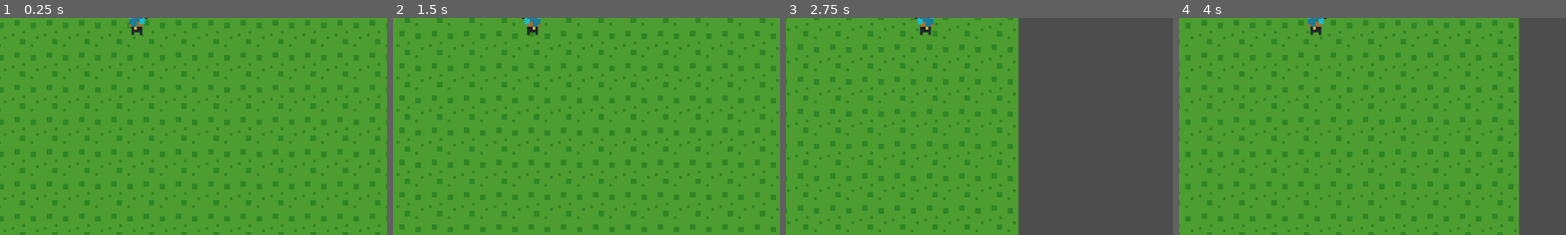
Above: before the commit, frames 1-4 (left to right).
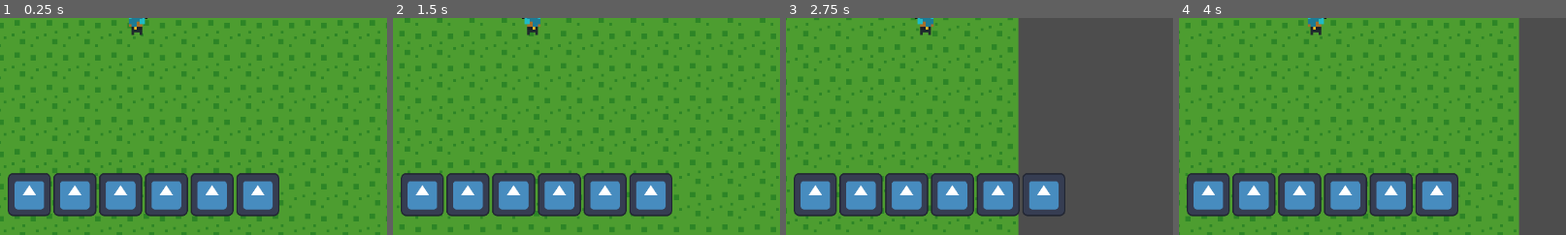
Above: after the commit, the same moments.

Repository: Luxiorawa/zenva-farming-rpg
Game: Godot game, scene res://Scenes/world.tscn
The game is run twice, just before and just after one commit, with the same random seed, the same clock (stepped at 60 frames per second) and the same inputs. The engine's default icon, where the game draws it, is replaced by a stand-in: a white triangle on a blue panel in a dark square.
Inputs (mouse positions are % of the whole screen's width and height, from its top left):
- Up to frame 1 (0.25 s): no input
- Up to frame 2 (1.5 s): tap Enter at 0.5 s; move the mouse to (72, 45) at 0.52 s; hold D (Right) 0.53-1.28 s; hold 1 (Toolbar1, bound only after the commit) 0.53-1.28 s; tap 2 (Toolbar2, bound only after the commit) at 0.8, 1.35 s; move the mouse to (30, 55) at 1.27 s; hold S (Down) from 1.28 s (still down)
- Up to frame 3 (2.75 s): tap 3 (Toolbar3, bound only after the commit) at 1.55 s; tap Space at 2 s; move the mouse to (60, 28) at 2.02 s; release S (Down) at 2.03 s; hold D (Right) from 2.03 s (still down); hold 3 (Toolbar3, bound only after the commit) from 2.03 s (still down); tap 4 (Toolbar4, bound only after the commit) at 2.3 s
- Up to frame 4 (4 s): move the mouse to (45, 70) at 2.77 s; release D (Right) at 2.78 s; release 3 (Toolbar3, bound only after the commit) at 2.78 s; hold W (Up) 2.78-3.53 s; tap 4 (Toolbar4, bound only after the commit) at 2.85 s; tap 5 (Toolbar5, bound only after the commit) at 3.05 s; tap Enter at 3.5 s; move the mouse to (80, 65) at 3.52 s; hold A (Left) from 3.53 s (still down); hold 5 (Toolbar5, bound only after the commit) from 3.53 s (still down); tap 6 (Toolbar6, bound only after the commit) at 3.8 s
The pictures show only the part of the screen within x 32-82%, y 50-100%; the shares and areas given below are measured in that part.

The runs differ from the first frame. In frame 1, 13% of the frame differs, in the area x 2-73%, y 71-92%; in frame 2, 13%; in frame 3, 12%; in frame 4, 13%.

Commit message:
feat: add toolbar and UI (v1)

Diff:
--- a/Ressources/tileset.tres
+++ b/Ressources/tileset.tres
@@ -7,8 +7,12 @@
 texture_region_size = Vector2i(12, 12)
 0:0/0 = 0
 1:0/0 = 0
+1:0/0/custom_data_0 = true
 2:0/0 = 0
+2:0/0/custom_data_0 = true
 
 [resource]
 tile_size = Vector2i(12, 12)
+custom_data_layer_0/name = "place_seeds"
+custom_data_layer_0/type = 1
 sources/0 = SubResource("TileSetAtlasSource_7oagi")
--- /dev/null
+++ b/Scenes/UI.tscn
@@ -0,0 +1,12 @@
+[gd_scene load_steps=2 format=3 uid="uid://dvi1utylkjuni"]
+
+[ext_resource type="Script" path="res://Scripts/toolbar.gd" id="1_22i8x"]
+
+[node name="UI" type="CanvasLayer"]
+
+[node name="Toolbar" type="HBoxContainer" parent="."]
+offset_left = 382.0
+offset_top = 556.0
+offset_right = 622.0
+offset_bottom = 596.0
+script = ExtResource("1_22i8x")
--- /dev/null
+++ b/Scenes/tool_slot.tscn
@@ -0,0 +1,11 @@
+[gd_scene load_steps=2 format=3 uid="uid://bjfaq6eh0gky4"]
+
+[ext_resource type="Script" path="res://Scripts/tool_slot.gd" id="1_emtph"]
+
+[node name="ToolSlot" type="TextureRect"]
+script = ExtResource("1_emtph")
+
+[node name="SelectionBorder" type="NinePatchRect" parent="."]
+layout_mode = 0
+offset_right = 40.0
+offset_bottom = 40.0
--- a/Scenes/world.tscn
+++ b/Scenes/world.tscn
@@ -1,9 +1,10 @@
-[gd_scene load_steps=5 format=4 uid="uid://dsbwg2j3w3n41"]
+[gd_scene load_steps=6 format=4 uid="uid://dsbwg2j3w3n41"]
 
 [ext_resource type="Script" path="res://Scripts/world.gd" id="1_837kh"]
 [ext_resource type="PackedScene" uid="uid://d4fr20jmhm1yp" path="res://Scenes/player.tscn" id="1_fh2le"]
-[ext_resource type="Script" path="res://Scripts/tilemap.gd" id="3_4d8cr"]
+[ext_resource type="Script" path="res://Scripts/custom_tilemap.gd" id="3_4d8cr"]
 [ext_resource type="TileSet" uid="uid://c4ldbkf1wb2r" path="res://Ressources/tileset.tres" id="3_18eut"]
+[ext_resource type="PackedScene" uid="uid://dvi1utylkjuni" path="res://Scenes/UI.tscn" id="5_fnfbx"]
 
 [node name="World" type="Node2D"]
 script = ExtResource("1_837kh")
@@ -21,3 +22,5 @@
 [node name="Crops" type="TileMapLayer" parent="TileMap"]
 z_index = -1
 tile_map_data = PackedByteArray("AAD/////AAAAAAAAAAAAAP//AAAAAAAAAAAAAAAAAAAAAAAAAAD//wAAAAAAAAAAAAABAAAAAAAAAAAAAAABAP …(12720 unchanged characters)…
+
+[node name="UI" parent="." instance=ExtResource("5_fnfbx")]
--- /dev/null
+++ b/Scripts/tool_slot.gd
@@ -0,0 +1,18 @@
+class_name ToolSlot
+extends TextureRect
+
+@onready var selection_border: NinePatchRect = $SelectionBorder
+
+func _ready() -> void:
+	if selection_border:
+		selection_border.visible = false
+	else:
+		push_error("SelectionBorder node not found in ToolSlot!")
+
+func select() -> void:
+	if selection_border:
+		selection_border.visible = true
+
+func deselect() -> void:
+	if selection_border:
+		selection_border.visible = false
--- /dev/null
+++ b/Scripts/toolbar.gd
@@ -0,0 +1,37 @@
+class_name ToolBar
+extends Control
+
+@export var slot_size := Vector2(64, 64)
+@export var slot_spacing := 4
+
+var slots: Array[ToolSlot] = []
+
+func _input(event: InputEvent) -> void:
+	if event.is_action_pressed("Toolbar1"):
+		slots[0].select()
+	elif event.is_action_pressed("Toolbar2"):
+		slots[1].select()
+	elif event.is_action_pressed("Toolbar3"):
+		slots[2].select()
+	elif event.is_action_pressed("Toolbar4"):
+		slots[3].select()
+	elif event.is_action_pressed("Toolbar5"):
+		slots[4].select()
+	elif event.is_action_pressed("Toolbar6"):
+		slots[5].select()
+
+func _ready() -> void:
+	for i in range(6):
+		var slot := ToolSlot.new()
+		slot.name = "ToolSlot"
+		slot.texture = load("res://icon.svg")
+		slot.expand_mode = TextureRect.EXPAND_IGNORE_SIZE
+		slot.stretch_mode = TextureRect.STRETCH_KEEP_ASPECT_CENTERED
+		slot.custom_minimum_size = slot_size
+		slot.size = slot_size
+		slot.position.x = i * (slot_size.x + slot_spacing)
+		add_child(slot)
+		slots.append(slot)
+
+	custom_minimum_size.x = 8 * (slot_size.x + slot_spacing) - slot_spacing
+	custom_minimum_size.y = slot_size.y
--- a/Scripts/world.gd
+++ b/Scripts/world.gd
@@ -2,6 +2,9 @@
 extends Node2D
 
 @onready var tile_map: CustomTileMap = $TileMap
+
+enum farming_modes {DIRT, SEEDS, WATER, HARVEST}
+var farming_mode_state: farming_modes = farming_modes.DIRT
 
 func _process(_delta: float) -> void:
 	if Input.is_action_just_pressed("Interact"):
@@ -10,3 +13,9 @@
 		var tile_map_pos: Vector2i = ground_tile_layer.local_to_map(mouse_pos)
 
 		ground_tile_layer.set_cell(tile_map_pos, 0, Vector2i(2, 0))
+
+func retrieve_tile_custom_data(tile_pos: Vector2i, custom_data_layer: String, layer_if_any: TileMapLayer) -> Variant:
+	if layer_if_any and layer_if_any is TileMapLayer and layer_if_any.get_cell_tile_data(tile_pos):
+		return layer_if_any.get_cell_tile_data(tile_pos).get_custom_data(custom_data_layer)
+
+	return null
--- a/project.godot
+++ b/project.godot
@@ -46,6 +46,36 @@
 "events": [Object(InputEventMouseButton,"resource_local_to_scene":false,"resource_name":"","device":-1,"window_id":0,"a …(258 unchanged characters)…
 ]
 }
+Toolbar1={
+"deadzone": 0.5,
+"events": [Object(InputEventKey,"resource_local_to_scene":false,"resource_name":"","device":-1,"window_id":0,"alt_pressed":false,"shift_pressed":false,"ctrl_pressed":false,"meta_pressed":false,"pressed":false,"keycode":0,"physical_keycode":49,"key_label":0,"unicode":38,"location":0,"echo":false,"script":null)
+]
+}
+Toolbar2={
+"deadzone": 0.5,
+"events": [Object(InputEventKey,"resource_local_to_scene":false,"resource_name":"","device":-1,"window_id":0,"alt_pressed":false,"shift_pressed":false,"ctrl_pressed":false,"meta_pressed":false,"pressed":false,"keycode":0,"physical_keycode":50,"key_label":0,"unicode":233,"location":0,"echo":false,"script":null)
+]
+}
+Toolbar3={
+"deadzone": 0.5,
+"events": [Object(InputEventKey,"resource_local_to_scene":false,"resource_name":"","device":-1,"window_id":0,"alt_pressed":false,"shift_pressed":false,"ctrl_pressed":false,"meta_pressed":false,"pressed":false,"keycode":0,"physical_keycode":51,"key_label":0,"unicode":34,"location":0,"echo":false,"script":null)
+]
+}
+Toolbar4={
+"deadzone": 0.5,
+"events": [Object(InputEventKey,"resource_local_to_scene":false,"resource_name":"","device":-1,"window_id":0,"alt_pressed":false,"shift_pressed":false,"ctrl_pressed":false,"meta_pressed":false,"pressed":false,"keycode":0,"physical_keycode":52,"key_label":0,"unicode":39,"location":0,"echo":false,"script":null)
+]
+}
+Toolbar5={
+"deadzone": 0.5,
+"events": [Object(InputEventKey,"resource_local_to_scene":false,"resource_name":"","device":-1,"window_id":0,"alt_pressed":false,"shift_pressed":false,"ctrl_pressed":false,"meta_pressed":false,"pressed":false,"keycode":0,"physical_keycode":53,"key_label":0,"unicode":40,"location":0,"echo":false,"script":null)
+]
+}
+Toolbar6={
+"deadzone": 0.5,
+"events": [Object(InputEventKey,"resource_local_to_scene":false,"resource_name":"","device":-1,"window_id":0,"alt_pressed":false,"shift_pressed":false,"ctrl_pressed":false,"meta_pressed":false,"pressed":false,"keycode":0,"physical_keycode":54,"key_label":0,"unicode":45,"location":0,"echo":false,"script":null)
+]
+}
 
 [rendering]
 
Renamed: Scripts/tilemap.gd -> Scripts/custom_tilemap.gd
